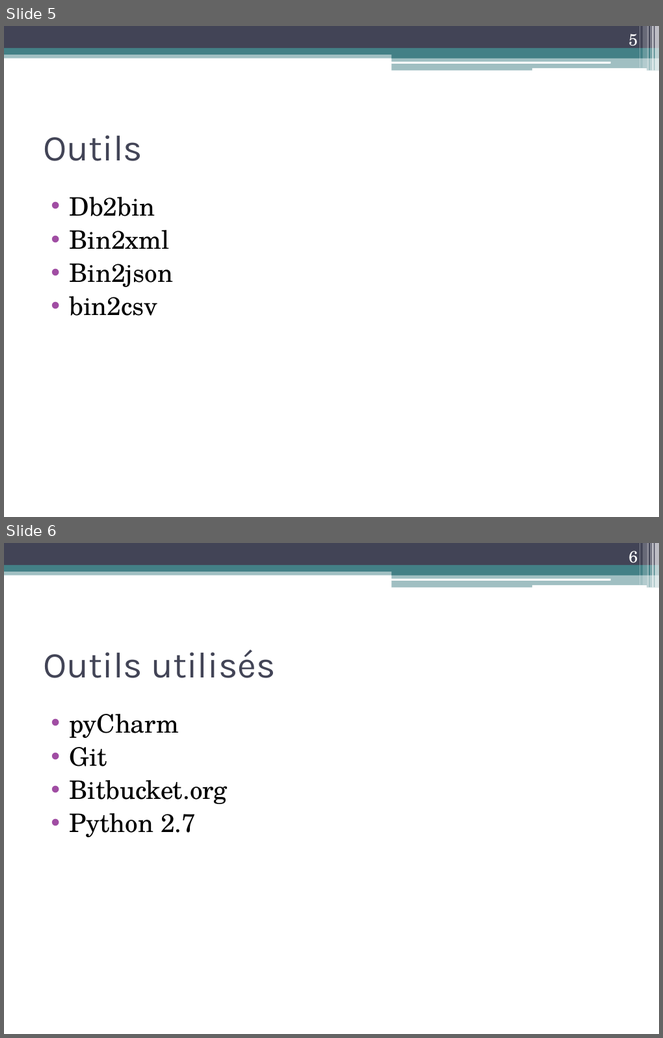
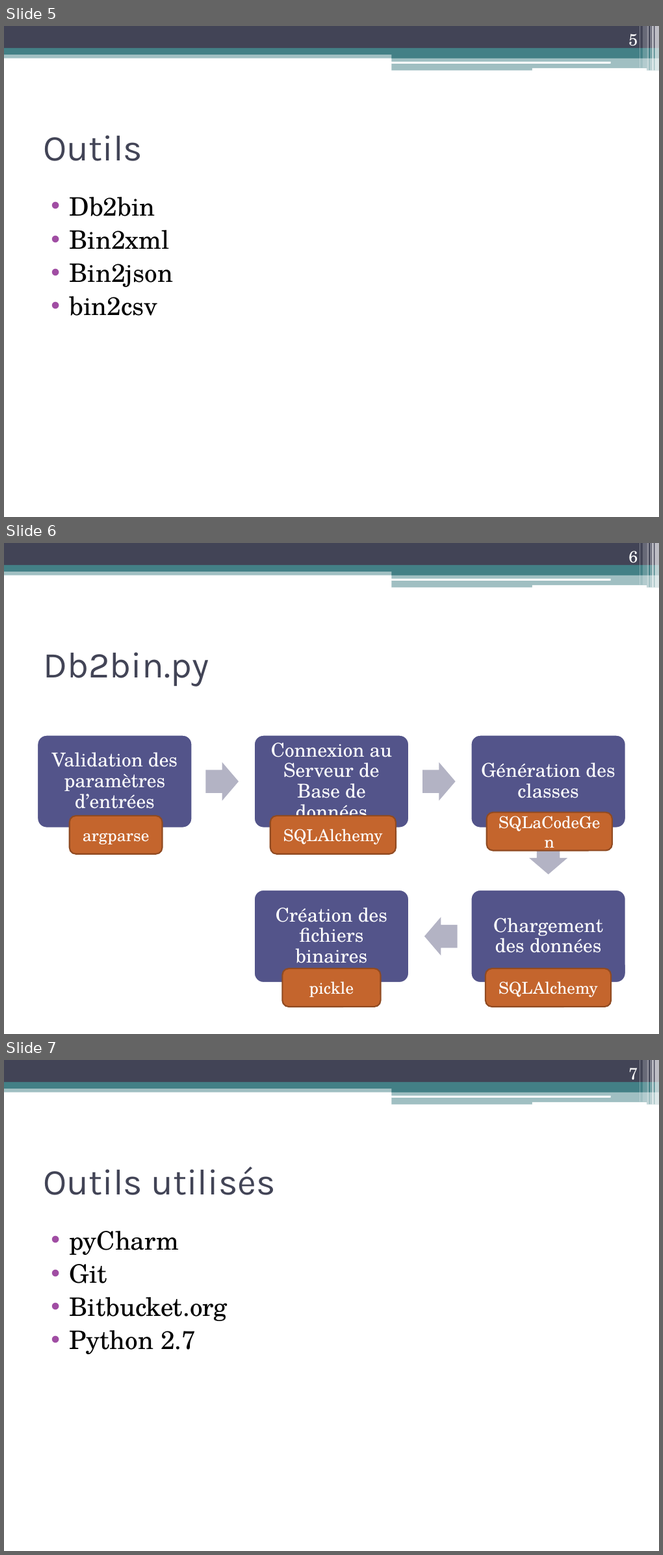
Before and after one commit to anunnakian/db2file, a slide deck: docs/dataMigrator.pptx. Shown one above the other, each under a label of ours: slides 5 and 6 before the commit, slides 5, 6 and 7 after it. The pictures are 663x1038 and 663x1555 pixels, drawn with LibreOffice and Linux fonts; fonts in the diff are those of the drawing. Boxes give left, top, right and bottom in pixels: in the first picture for what was removed or moved away, otherwise in the second. Text is boxed around its words. In the diff, an @@ line names an element or a change of style, - is before the commit and + after.

Commit message:
PPTX (in construction...)

```diff
--- a/docs/dataMigrator.pptx
+++ b/docs/dataMigrator.pptx
@@ slide 6 added at box(4, 543, 659, 1034), background #FFFFFF; not listed: 13 template elements that a slide beside it also shows @@
@@ page number added at box(629, 551, 638, 568), 18 pt, text #FFFFFF @@
+6
@@ title added at box(43, 652, 209, 686), 40 pt, text #424456 @@
+Db2bin.py
@@ rounded rectangle added at box(487, 812, 612, 850), fill #C4652D, outline #914B21 1.5 pt, 18 pt, text #FFFFFF @@
+SQLaCodeGen
@@ rounded rectangle added at box(70, 816, 163, 854), fill #C4652D, outline #914B21 1.5 pt, 18 pt, text #FFFFFF @@
+argparse
@@ rounded rectangle added at box(270, 816, 397, 854), fill #C4652D, outline #914B21 1.5 pt, 18 pt, text #FFFFFF @@
+SQLAlchemy
@@ group added at box(37, 735, 626, 983): 5 rounded rectangles, 5 texts, 4 right arrows @@
+Validation des paramètres d’entrées
+Connexion au Serveur de Base de données
+Génération des classes
+Chargement des données
+Création des fichiers binaires
@@ rounded rectangle added at box(282, 969, 381, 1007), fill #C4652D, outline #914B21 1.5 pt, 18 pt, text #FFFFFF @@
+pickle
@@ rounded rectangle added at box(486, 969, 611, 1007), fill #C4652D, outline #914B21 1.5 pt, 18 pt, text #FFFFFF @@
+SQLAlchemy
@@ what was slide 6 is now slide 7 @@
@@ page number at box(629, 1068, 638, 1085): text changed @@
-6
+7
```
Also in this commit, not shown: 1 other file.
